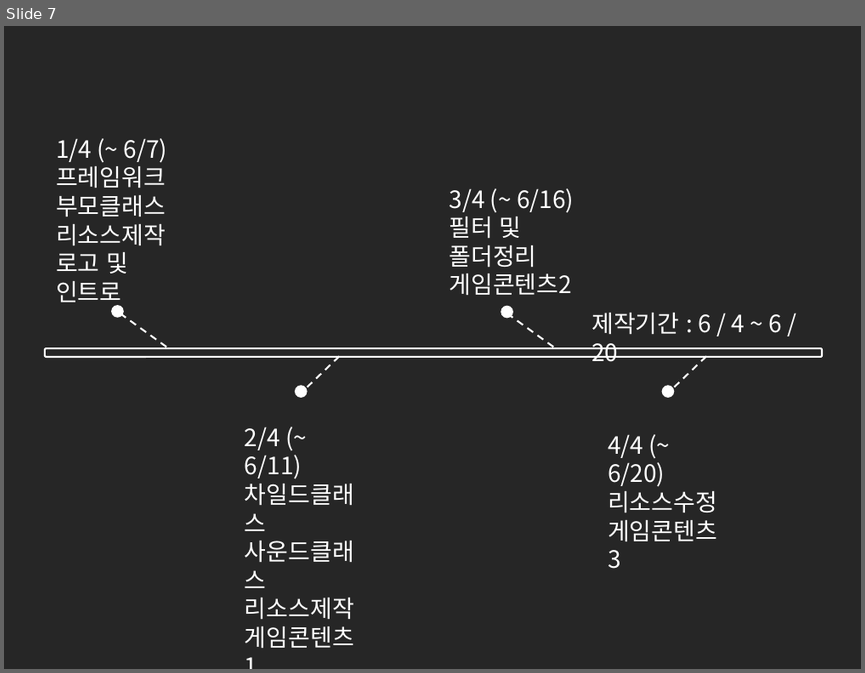
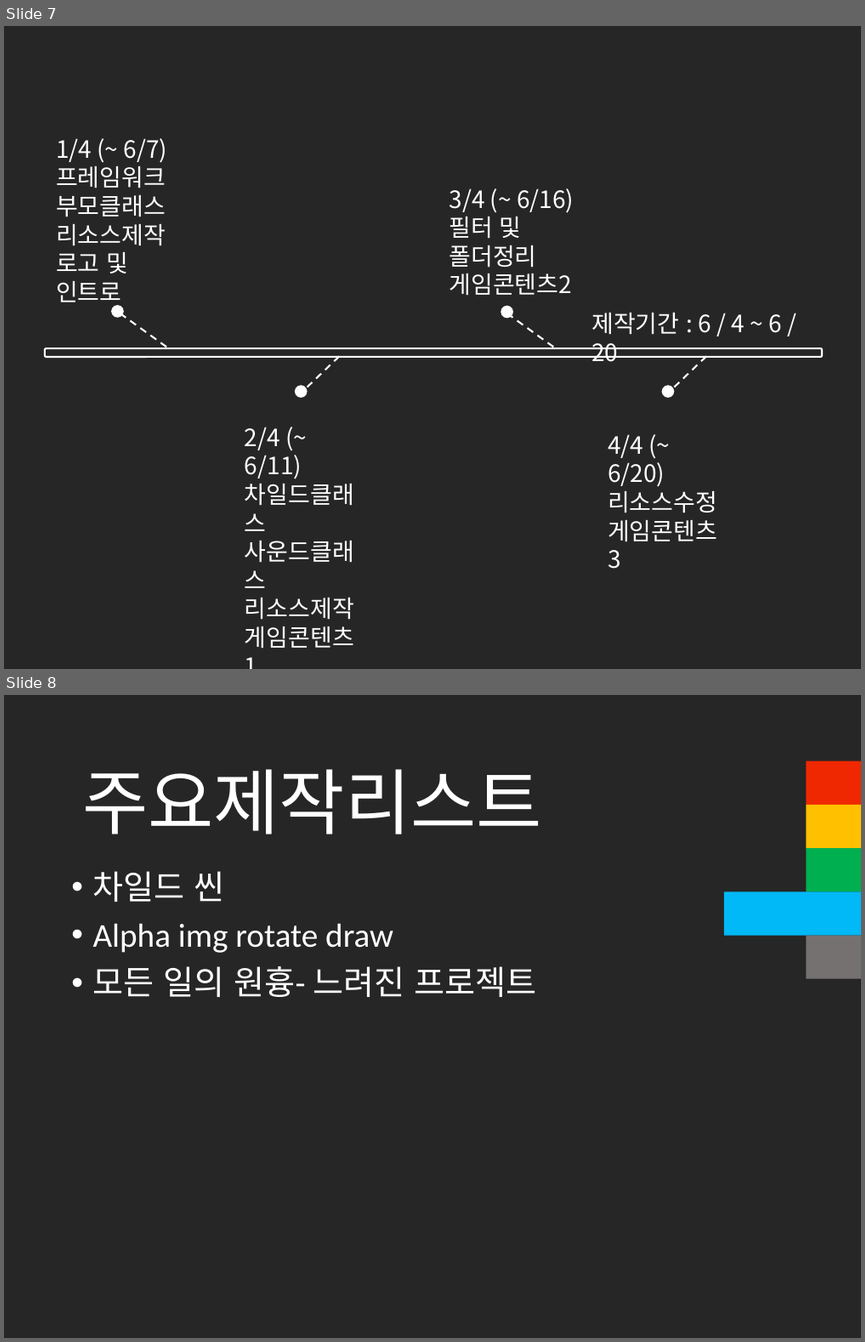
Before and after one commit to cmTEJAVA/Satellite, a slide deck: 발표자료/API 텀프로젝트 발표자료.pptx. Shown one above the other, each under a label of ours: slide 7 before the commit, slides 7 and 8 after it. The pictures are 865x673 and 865x1342 pixels, drawn with LibreOffice and Linux fonts; fonts in the diff are those of the drawing. Boxes give left, top, right and bottom in pixels: in the first picture for what was removed or moved away, otherwise in the second. Text is boxed around its words. In the diff, an @@ line names an element or a change of style, - is before the commit and + after.

```diff
--- a/발표자료/API 텀프로젝트 발표자료.pptx
+++ b/발표자료/API 텀프로젝트 발표자료.pptx
@@ slide 8 added at <box>4,695,861,1338</box>, background #262626 @@
@@ text added at <box>82,769,542,834</box>, 60 pt, text #FFFFFF @@
+주요제작리스트
@@ rectangle added at <box>806,761,861,805</box>, fill #F02802 @@
@@ rectangle added at <box>806,805,861,848</box>, fill #FFC000 @@
@@ text added at <box>93,871,536,997</box>, 28 pt, text #FFFFFF @@
+• 차일드 씬
+• Alpha img rotate draw
+• 모든 일의 원흉- 느려진 프로젝트
@@ rectangle added at <box>806,848,861,892</box>, fill #00B050 @@
@@ rectangle added at <box>724,892,861,936</box>, fill #00B9F6 @@
@@ rectangle added at <box>806,935,861,979</box>, fill #767171 @@
```
Also in this commit, not shown: 4 other slides added.
